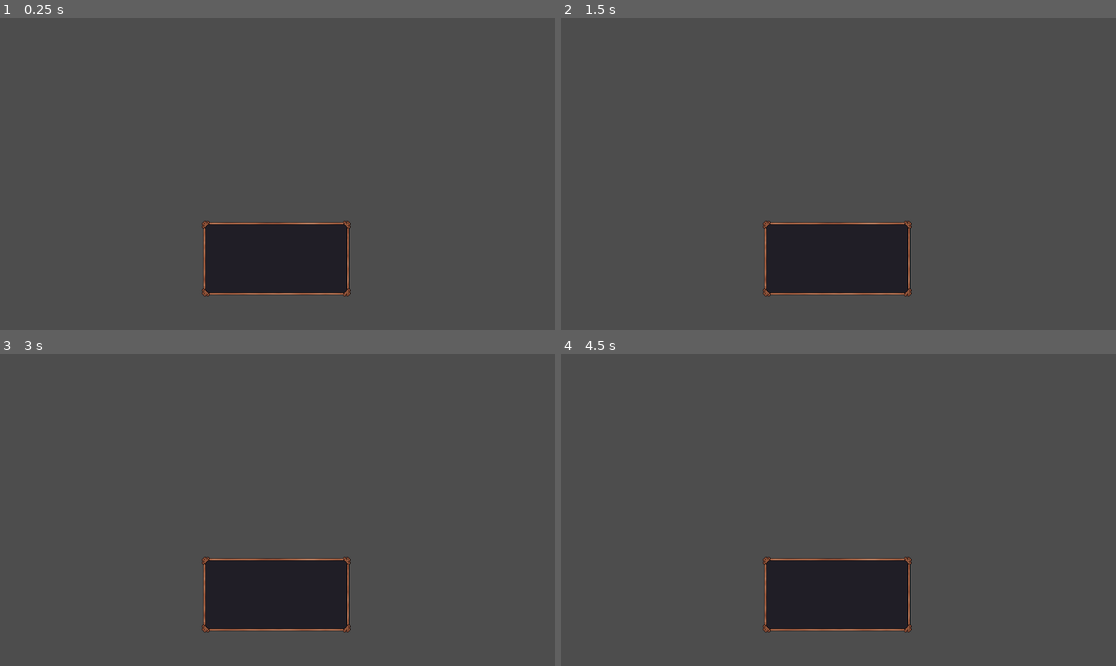
Above: before the commit, frames 1-4 (two rows, left to right).
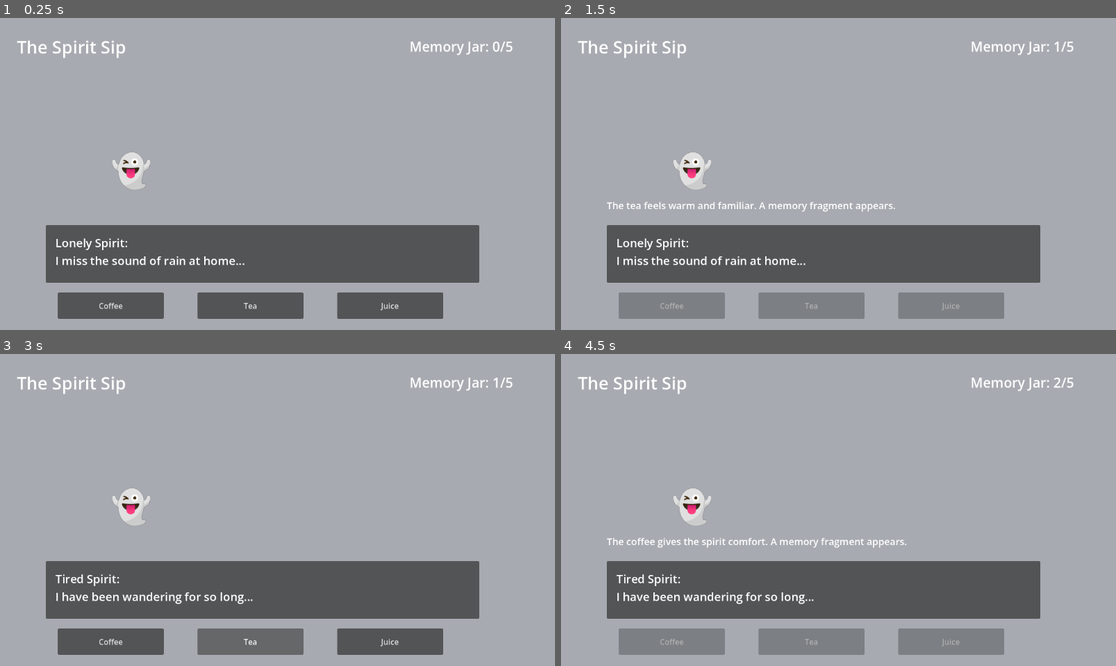
Above: after the commit, the same moments.

Repository: tipaniathebread/the-spirit-sip
Game: Godot game, scene res://maincafe.tscn
The game is run twice, just before and just after one commit, with the same random seed, the same clock (stepped at 60 frames per second) and the same inputs. Before the commit the project starts from res://dialogue_ui.tscn.
Inputs (mouse positions are in pixels of both pictures, inside the frame that each line leads up to):
- Up to frame 1 (0.25 s): no input
- Up to frame 2 (1.5 s): click (672, 305) at 0.5 s, where only the run after the commit has a clickable "Coffee"; click (810, 305) at 1.25 s, where only the run after the commit has a clickable "Tea"
- Up to frame 3 (3 s): tap Enter at 2 s; tap Space at 2.75 s
- Up to frame 4 (4.5 s): click (949, 641) at 3.5 s, where only the run after the commit has a clickable "Juice"; click (672, 641) at 4.25 s, where only the run after the commit has a clickable "Coffee"

The runs differ from the first frame. In frame 1, 86% of the frame differs, in the area x 0-100%, y 0-100%; in frame 2, 91%; in frame 3, 88%; in frame 4, 91%.

Commit message:
organising

Diff:
--- a/the-spirit-sip/character.tscn
+++ /dev/null
@@ -1,8 +0,0 @@
-[gd_scene format=3 uid="uid://cnhidrhlcdg2"]
-
-[ext_resource type="Texture2D" uid="uid://byobfrb4q8g7m" path="res://icon.svg" id="1_glpr6"]
-
-[node name="Character" type="Node2D" unique_id=1927939258]
-
-[node name="Sprite2D" type="Sprite2D" parent="." unique_id=855189399]
-texture = ExtResource("1_glpr6")
--- a/the-spirit-sip/main.tscn
+++ /dev/null
@@ -1,46 +0,0 @@
-[gd_scene format=3 uid="uid://vhm46b7os4pa"]
-
-[ext_resource type="Texture2D" uid="uid://dd4bapl0g1xk" path="res://assets/cafebackground_2.jpg" id="1_0xm2m"]
-[ext_resource type="PackedScene" uid="uid://b6jx56mpui54m" path="res://dialogue_ui.tscn" id="1_h2yge"]
-[ext_resource type="PackedScene" uid="uid://cnhidrhlcdg2" path="res://character.tscn" id="2_0xm2m"]
-
-[node name="main" type="Node2D" unique_id=33786229]
-
-[node name="dialogueUI" parent="." unique_id=556354126 instance=ExtResource("1_h2yge")]
-anchors_preset = 0
-anchor_right = 0.0
-anchor_bottom = 0.0
-offset_left = -12.0
-offset_top = 74.0
-offset_right = -12.0
-offset_bottom = 74.0
-grow_horizontal = 1
-grow_vertical = 1
-
-[node name="CanvasLayer" type="CanvasLayer" parent="." unique_id=561248974]
-
-[node name="background" type="TextureRect" parent="CanvasLayer" unique_id=1933504729]
-anchors_preset = 15
-anchor_right = 1.0
-anchor_bottom = 1.0
-grow_horizontal = 2
-grow_vertical = 2
-texture = ExtResource("1_0xm2m")
-
-[node name="CanvasLayer2" type="CanvasLayer" parent="." unique_id=293806335]
-
-[node name="Control" type="Control" parent="CanvasLayer2" unique_id=1063372714]
-layout_mode = 3
-anchors_preset = 7
-anchor_left = 0.5
-anchor_top = 1.0
-anchor_right = 0.5
-anchor_bottom = 1.0
-offset_left = -20.0
-offset_top = -40.0
-offset_right = 20.0
-grow_horizontal = 2
-grow_vertical = 0
-
-[node name="Character" parent="CanvasLayer2/Control" unique_id=1927939258 instance=ExtResource("2_0xm2m")]
-position = Vector2(0, -23)
--- /dev/null
+++ b/the-spirit-sip/maincafe.gd
@@ -0,0 +1,169 @@
+extends Control
+
+# -----------------------------
+# THE SPIRIT SIP - MAIN GAME SCRIPT
+# This script controls:
+# - spirit dialogue
+# - drink choices
+# - memory fragment score
+# - ending when the jar reaches 5/5
+# -----------------------------
+
+
+# How many memory fragments the player has collected
+var memory_fragments := 0
+
+# How many fragments are needed to finish the game
+var max_fragments := 5
+
+# Which spirit is currently being shown
+var current_spirit_index := 0
+
+# Stops the player from clicking buttons too fast
+var is_changing_spirit := false
+
+
+# This is the spirit data.
+# Each spirit has:
+# name, dialogue, correct drink, success message, and wrong message.
+var spirits = [
+	{
+		"name": "Lonely Spirit",
+		"dialogue": "I miss the sound of rain at home...",
+		"correct_drink": "Tea",
+		"success": "The tea feels warm and familiar. A memory fragment appears.",
+		"wrong": "That drink does not match the spirit's memory."
+	},
+	{
+		"name": "Tired Spirit",
+		"dialogue": "I have been wandering for so long...",
+		"correct_drink": "Coffee",
+		"success": "The coffee gives the spirit comfort. A memory fragment appears.",
+		"wrong": "The spirit still looks tired."
+	},
+	{
+		"name": "Playful Spirit",
+		"dialogue": "I remember sunny days and sweet laughter...",
+		"correct_drink": "Juice",
+		"success": "The juice reminds the spirit of happy memories.",
+		"wrong": "The spirit tilts its head, unsure."
+	},
+	{
+		"name": "Quiet Spirit",
+		"dialogue": "I used to sit by the window during storms...",
+		"correct_drink": "Tea",
+		"success": "The warm tea brings peace to the spirit.",
+		"wrong": "The spirit stays quiet."
+	},
+	{
+		"name": "Lost Spirit",
+		"dialogue": "I cannot remember where I was going...",
+		"correct_drink": "Coffee",
+		"success": "The coffee helps the spirit remember their path.",
+		"wrong": "The memory stays unclear."
+	}
+]
+
+
+# These connect the script to the child nodes in your scene.
+# The names must match your scene tree exactly.
+@onready var title_label: Label = $TitleLabel
+@onready var spirit_label: Label = $SpiritLabel
+@onready var dialogue_label: Label = $DialoguePanel/DialogueLabel
+@onready var coffee_button: Button = $CoffeeButton
+@onready var tea_button: Button = $TeaButton
+@onready var juice_button: Button = $JuiceButton
+@onready var memory_jar_label: Label = $MemoryJarLabel
+@onready var feedback_label: Label = $FeedbackLabel
+
+
+func _ready():
+	# Set the starting title
+	title_label.text = "The Spirit Sip"
+
+	# Show the first spirit when the game starts
+	show_current_spirit()
+
+	# Connect the buttons to the drink choice function
+	coffee_button.pressed.connect(func(): choose_drink("Coffee"))
+	tea_button.pressed.connect(func(): choose_drink("Tea"))
+	juice_button.pressed.connect(func(): choose_drink("Juice"))
+
+
+func show_current_spirit():
+	# Get the current spirit from the list
+	var spirit = spirits[current_spirit_index]
+
+	# Show the spirit dialogue
+	dialogue_label.text = spirit["name"] + ":\n" + spirit["dialogue"]
+
+	# Clear the feedback message
+	feedback_label.text = ""
+
+	# Update the memory jar text
+	update_memory_jar()
+
+	# Optional: show a simple ghost emoji for now
+	# Later you can replace this with a Sprite2D or TextureRect.
+	spirit_label.text = "👻"
+
+
+func choose_drink(drink_name: String):
+	# Prevent button spam while changing spirits
+	if is_changing_spirit:
+		return
+
+	var spirit = spirits[current_spirit_index]
+
+	# Check if the player chose the correct drink
+	if drink_name == spirit["correct_drink"]:
+		memory_fragments += 1
+		feedback_label.text = spirit["success"]
+		update_memory_jar()
+
+		# If the jar is full, finish the game
+		if memory_fragments >= max_fragments:
+			end_game()
+			return
+
+		# Move to the next spirit after a short pause
+		is_changing_spirit = true
+		set_buttons_disabled(true)
+
+		await get_tree().create_timer(1.5).timeout
+
+		current_spirit_index += 1
+		show_current_spirit()
+
+		is_changing_spirit = false
+		set_buttons_disabled(false)
+
+	else:
+		# Wrong drink: player can try again
+		feedback_label.text = spirit["wrong"] + " Try again."
+
+
+func update_memory_jar():
+	# Updates the Memory Jar label, example: Memory Jar: 3/5
+	memory_jar_label.text = "Memory Jar: " + str(memory_fragments) + "/" + str(max_fragments)
+
+
+func set_buttons_disabled(value: bool):
+	# Turns the buttons on or off
+	coffee_button.disabled = value
+	tea_button.disabled = value
+	juice_button.disabled = value
+
+
+func end_game():
+	# This runs when the player collects 5 fragments
+	dialogue_label.text = "The Memory Jar is full.\nThe spirits move on peacefully."
+
+	feedback_label.text = "Ending reached: The cafe has helped 5 spirits."
+
+	spirit_label.text = "✨"
+
+	update_memory_jar()
+
+	# Disable buttons because the game has ended
+	set_buttons_disabled(true)
--- /dev/null
+++ b/the-spirit-sip/maincafe.tscn
@@ -0,0 +1,103 @@
+[gd_scene format=3 uid="uid://bnp3qr4ut5bou"]
+
+[ext_resource type="Script" uid="uid://b0x1pgsfrmaqn" path="res://maincafe.gd" id="1_uirit"]
+
+[node name="Maincafe" type="Control" unique_id=1757790475]
+layout_mode = 3
+anchors_preset = 15
+anchor_right = 1.0
+anchor_bottom = 1.0
+grow_horizontal = 2
+grow_vertical = 2
+script = ExtResource("1_uirit")
+
+[node name="Background" type="ColorRect" parent="." unique_id=2065140556]
+layout_mode = 1
+anchors_preset = 15
+anchor_right = 1.0
+anchor_bottom = 1.0
+grow_horizontal = 2
+grow_vertical = 2
+color = Color(0.8272, 0.8492, 0.88, 0.67058825)
+
+[node name="TitleLabel" type="Label" parent="." unique_id=577369978]
+layout_mode = 0
+offset_left = 35.0
+offset_top = 35.0
+offset_right = 385.0
+offset_bottom = 95.0
+theme_override_font_sizes/font_size = 36
+text = "The Spirit Sip"
+
+[node name="SpiritLabel" type="Label" parent="." unique_id=1996026347]
+layout_mode = 0
+offset_left = 230.0
+offset_top = 250.0
+offset_right = 360.0
+offset_bottom = 380.0
+theme_override_font_sizes/font_size = 85
+text = "👻"
+
+[node name="DialoguePanel" type="Panel" parent="." unique_id=2107571969]
+layout_mode = 0
+offset_left = 95.0
+offset_top = 430.0
+offset_right = 995.0
+offset_bottom = 550.0
+
+[node name="DialogueLabel" type="Label" parent="DialoguePanel" unique_id=147228879]
+layout_mode = 0
+offset_left = 20.0
+offset_top = 20.0
+offset_right = 870.0
+offset_bottom = 110.0
+theme_override_font_sizes/font_size = 24
+text = "Lonely Spirit:
+I miss the sound of rain at home..."
+autowrap_mode = 3
+
+[node name="CoffeeButton" type="Button" parent="." unique_id=1719917441]
+layout_mode = 0
+offset_left = 120.0
+offset_top = 570.0
+offset_right = 340.0
+offset_bottom = 625.0
+text = "Coffee"
+
+[node name="TeaButton" type="Button" parent="." unique_id=216239653]
+layout_mode = 0
+offset_left = 410.0
+offset_top = 570.0
+offset_right = 630.0
+offset_bottom = 625.0
+text = "Tea"
+
+[node name="JuiceButton" type="Button" parent="." unique_id=22179987]
+layout_mode = 0
+offset_left = 700.0
+offset_top = 570.0
+offset_right = 920.0
+offset_bottom = 625.0
+text = "Juice"
+
+[node name="MemoryJarLabel" type="Label" parent="." unique_id=2046099637]
+layout_mode = 1
+anchors_preset = 1
+anchor_left = 1.0
+anchor_right = 1.0
+offset_left = -302.0
+offset_top = 40.0
+offset_right = -32.0
+offset_bottom = 100.0
+grow_horizontal = 0
+theme_override_font_sizes/font_size = 28
+text = "Memory Jar: 0/5"
+
+[node name="FeedbackLabel" type="Label" parent="." unique_id=1794648167]
+layout_mode = 0
+offset_left = 95.0
+offset_top = 375.0
+offset_right = 995.0
+offset_bottom = 420.0
+theme_override_font_sizes/font_size = 20
+autowrap_mode = 3
--- a/the-spirit-sip/project.godot
+++ b/the-spirit-sip/project.godot
@@ -11,7 +11,7 @@
 [application]
 
 config/name="The Spirit Sip"
-run/main_scene="uid://b6jx56mpui54m"
+run/main_scene="uid://bnp3qr4ut5bou"
 config/features=PackedStringArray("4.6", "GL Compatibility")
 config/icon="res://icon.svg"
 
Not shown, added: the-spirit-sip/maincafe.gd.uid
Not shown, added: the-spirit-sip/.gitignore
